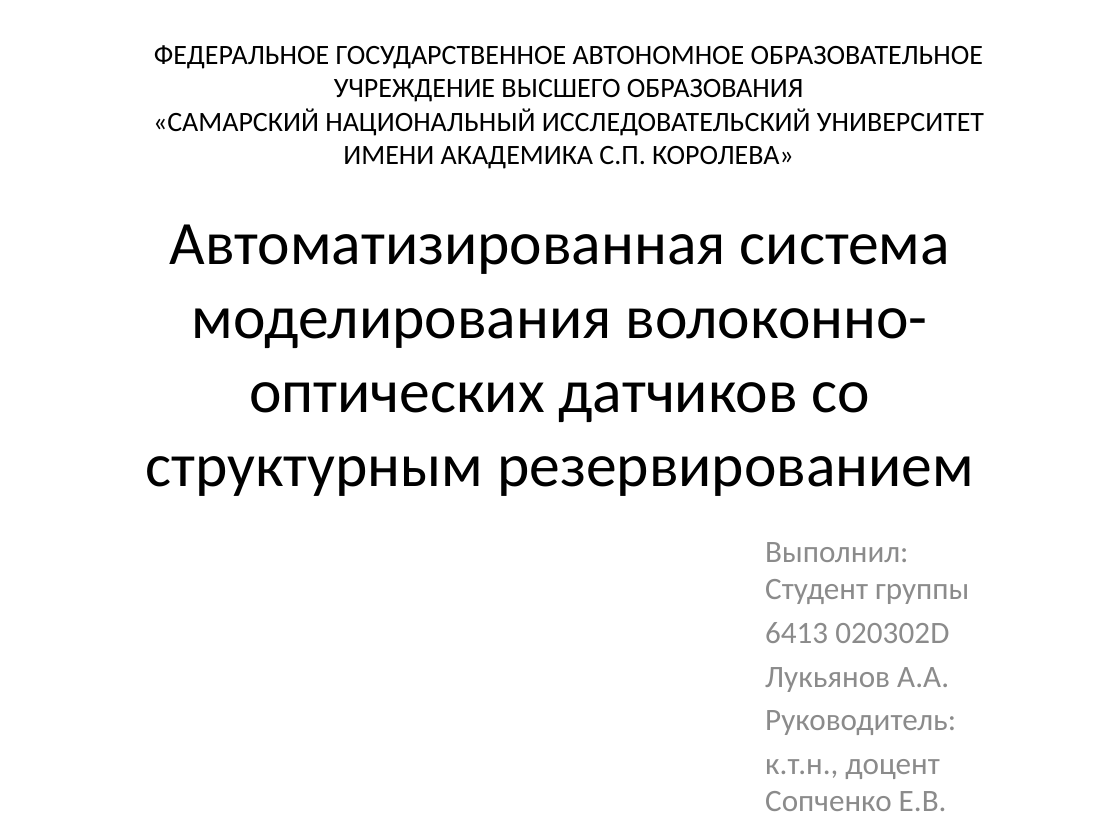
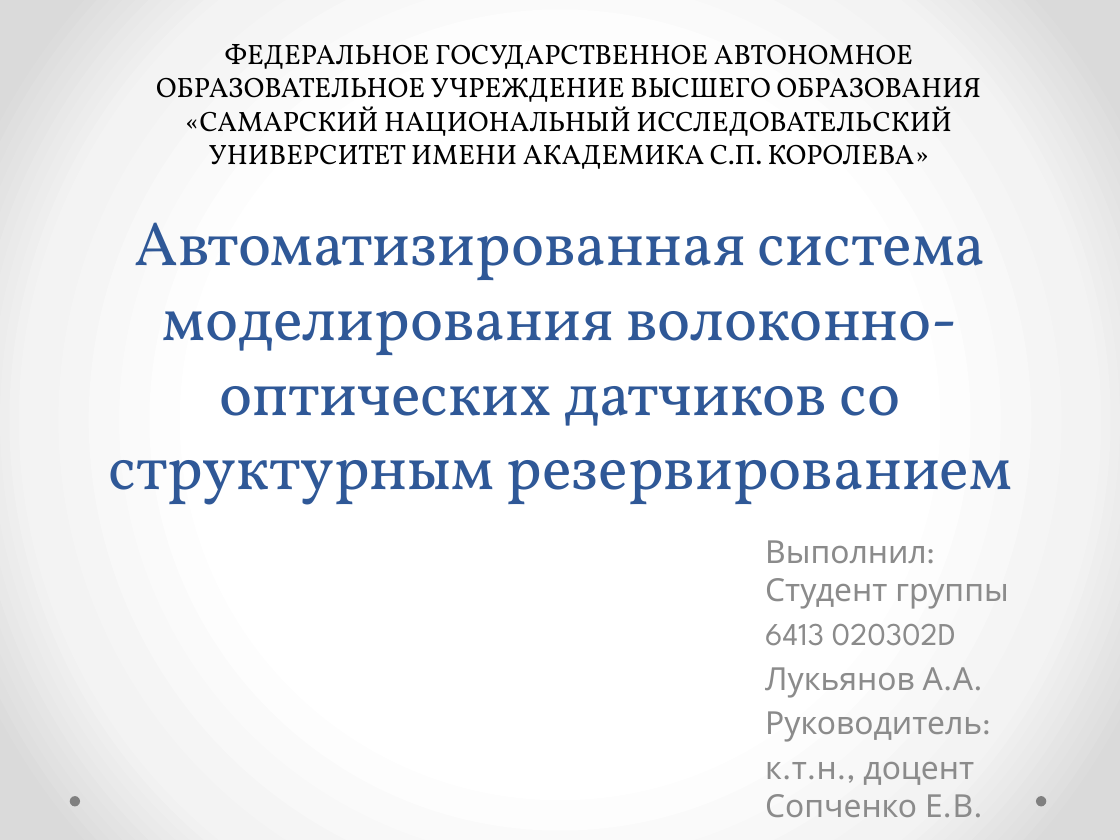
Before and after one commit to Morgan163/diplom, a slide deck: slide 1 of Автоматизированная система моделирования волоконно-оптических датчиков со структурным резервированием.pptx. Drawn at 1120x840 pixels with LibreOffice and Linux fonts; fonts in the diff are those of the drawing. Boxes give left, top, right and bottom in pixels: in the first picture for what was removed or moved away, otherwise in the second. Text is boxed around its words. In the diff, an @@ line names an element or a change of style, - is before the commit and + after.

```diff
--- a/Автоматизированная система моделирования волоконно-оптических датчиков со структурным резервированием.pptx
+++ b/Автоматизированная система моделирования волоконно-оптических датчиков со структурным резервированием.pptx
@@ background #FFFFFF to gradient #FFFFFF to #F4F4F4 to #DADADA @@
@@ text "ФЕДЕРАЛЬНОЕ ГОСУДАРСТВЕННОЕ АВТОНОМНОЕ ОБРАЗОВАТЕЛЬНОЕ УЧРЕЖ ..." at (x1=156, y1=44, x2=982, y2=169): font Calibri to Vollkorn @@
@@ title "Автоматизированная система моделирования волоконно-оптически ..." moved from (x1=146, y1=224, x2=974, y2=496) to (x1=109, y1=222, x2=1012, y2=505) @@
@@ title "Автоматизированная система моделирования волоконно-оптически ..." at (x1=109, y1=222, x2=1012, y2=505): size 39.6 to 40 pt, font Calibri to Vollkorn, text colour #000000 to #2F5897; vertical alignment middle to bottom @@
@@ subtitle "Выполнил: Студент группы" at (x1=765, y1=540, x2=1009, y2=817): size 20 to 20.4 pt, font Calibri to League Spartan @@
@@ ellipse added at (x1=69, y1=796, x2=80, y2=806), fill #808080 @@
@@ ellipse added at (x1=1036, y1=796, x2=1046, y2=806), fill #808080 @@
```
Also in this commit, not shown: 8 other slides changed, 9 slides added, 9 other files.
